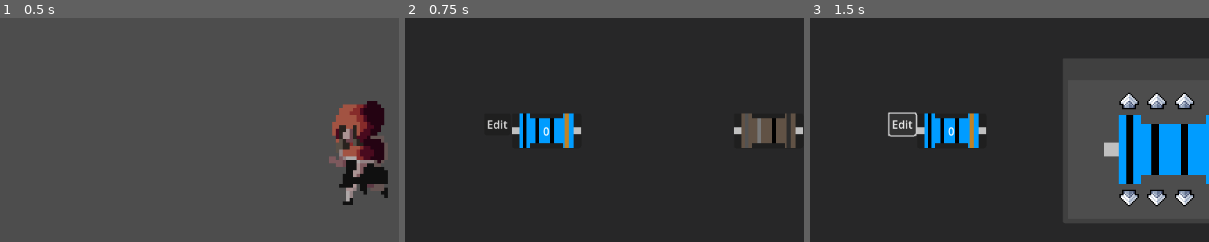
Above: before the commit, frames 1-3 (left to right).
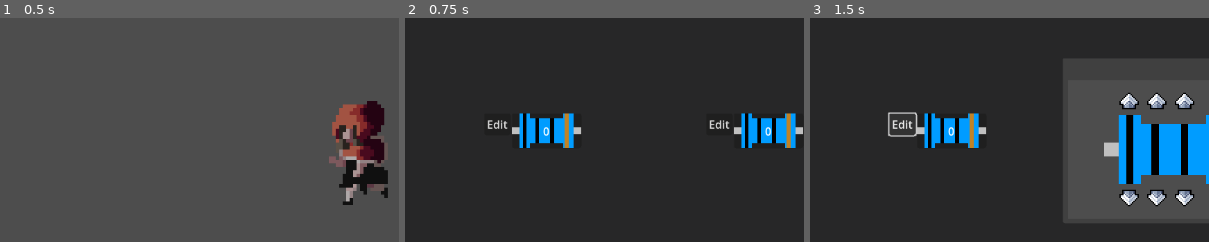
Above: after the commit, the same moments.

Repository: RacoonDOEggs/ProviderGame
Game: Godot game, scene res://scenes/levels/test_level.tscn
Same seed, same stepped clock (60 frames per second), same inputs: the game is played once before the commit and once after it.
Inputs (mouse positions are % of the whole screen's width and height, from its top left):
- Up to frame 1 (0.5 s): no input
- Up to frame 2 (0.75 s): tap Enter at 0.5 s; move the mouse to (79, 54) at 0.52 s; press the mouse at (79, 54) at 0.53 s; hold D (right) from 0.53 s (still down)
- Up to frame 3 (1.5 s): release D (right) at 1.25 s; release the mouse at (79, 54) at 1.25 s; click "Edit" at 1.25 s
The pictures show only the part of the screen within x 5-54%, y 21-71%; the shares and areas given below are measured in that part.

Frame 1 is identical in both runs. In frame 2, 1.8% of the frame differs, in the area x 76-98%, y 42-59%; in frame 3, nothing differs.

Commit message:
fixed resistor drag preview

Diff:
--- a/scenes/ui/electrical_box_ui.tscn
+++ b/scenes/ui/electrical_box_ui.tscn
@@ -131,6 +131,8 @@
 [node name="ResistorReceptacle4" parent="PanelWindow/HBoxContainer/VBoxContainer3" instance=ExtResource("5_5clvd")]
 material = SubResource("ShaderMaterial_qhx31")
 layout_mode = 2
+texture = ExtResource("5_pq8tp")
+object_id = 1
 
 [node name="VBoxContainer4" type="VBoxContainer" parent="PanelWindow/HBoxContainer"]
 custom_minimum_size = Vector2(100, 50)
--- a/scenes/ui/resistor_receptacle.gd
+++ b/scenes/ui/resistor_receptacle.gd
@@ -37,6 +37,9 @@
 func specific_preview(preview_texture:TextureRect) -> TextureRect:
 	preview_texture.material = ShaderMaterial.new()
 	preview_texture.material.shader = resistor_shader
+	preview_texture.material.set_shader_parameter("newColor1", band_colors[color1])
+	preview_texture.material.set_shader_parameter("newColor2", band_colors[color2])
+	preview_texture.material.set_shader_parameter("newColor3", band_colors[color3])
 	return preview_texture
 
 func _can_drop_data(_at_position, data):
